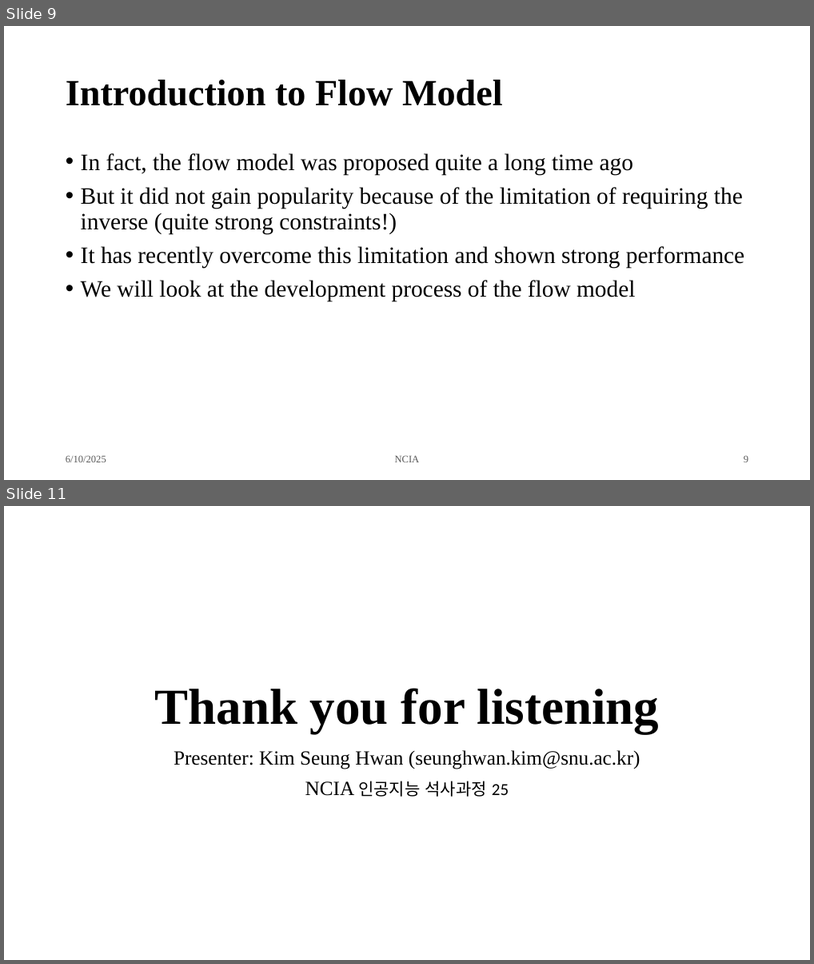
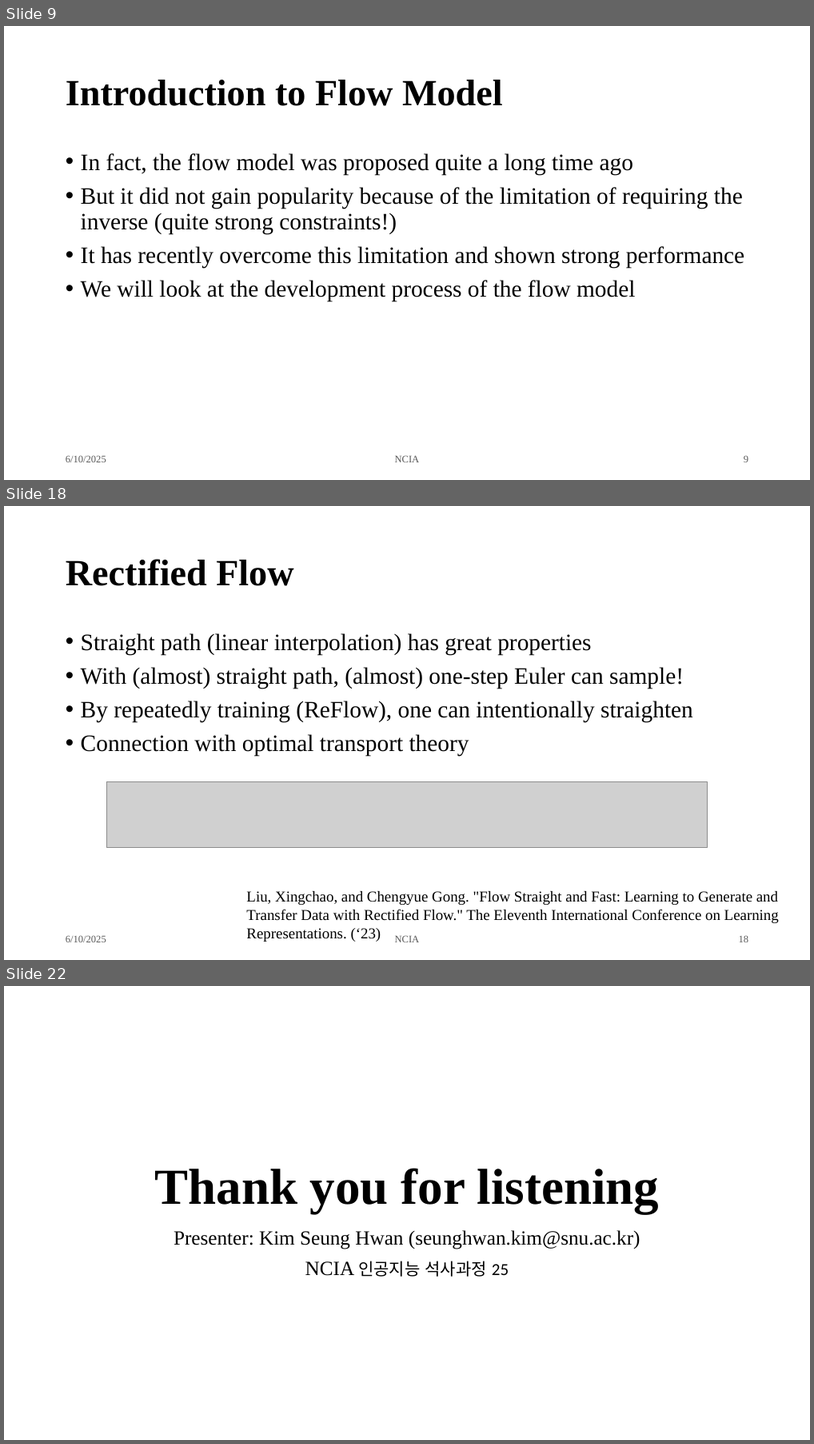
Before and after one commit to overnap/lab-seminar, a slide deck: ds/Introduction to Flow Matching.pptx. Shown one above the other, each under a label of ours: slides 9 and 11 before the commit, slides 9, 18 and 22 after it; the slides between them are not shown. The pictures are 814x964 and 814x1444 pixels, drawn with LibreOffice and Linux fonts; fonts in the diff are those of the drawing; grey boxes stand for pictures. Boxes give left, top, right and bottom in pixels: in the first picture for what was removed or moved away, otherwise in the second. Text is boxed around its words. In the diff, an @@ line names an element or a change of style, - is before the commit and + after.

Commit message:
Add intro to flow matching

```diff
--- a/ds/Introduction to Flow Matching.pptx
+++ b/ds/Introduction to Flow Matching.pptx
@@ slide 18 added at (x1=4, y1=506, x2=810, y2=960), background #FFFFFF @@
@@ title added at (x1=66, y1=559, x2=294, y2=586), 44 pt, text #000000, bold @@
+Rectified Flow
@@ text added at (x1=81, y1=633, x2=694, y2=756), 28 pt, text #000000 @@
+• Straight path (linear interpolation) has great properties
+• With (almost) straight path, (almost) one-step Euler can sample!
+• By repeatedly training (ReFlow), one can intentionally straighten
+• Connection with optimal transport theory
@@ picture added at (x1=107, y1=782, x2=707, y2=847) @@
@@ text added at (x1=246, y1=891, x2=779, y2=941), 18 pt, text #000000 @@
+Liu, Xingchao, and Chengyue Gong. "Flow Straight and Fast: Learning to Generate and Transfer Data with Rectified Flow." The Eleventh International Conference on Learning Representations. (‘23)
@@ text added at (x1=66, y1=935, x2=106, y2=942), 12 pt, text #595959 @@
+6/10/2025
@@ text added at (x1=395, y1=935, x2=420, y2=942), 12 pt, text #595959 @@
+NCIA
@@ page number added at (x1=739, y1=935, x2=750, y2=942), 12 pt, text #595959 @@
+18
@@ what was slide 11 is now slide 22 @@
```
Also in this commit, not shown: 2 slides changed, 10 other slides added.
